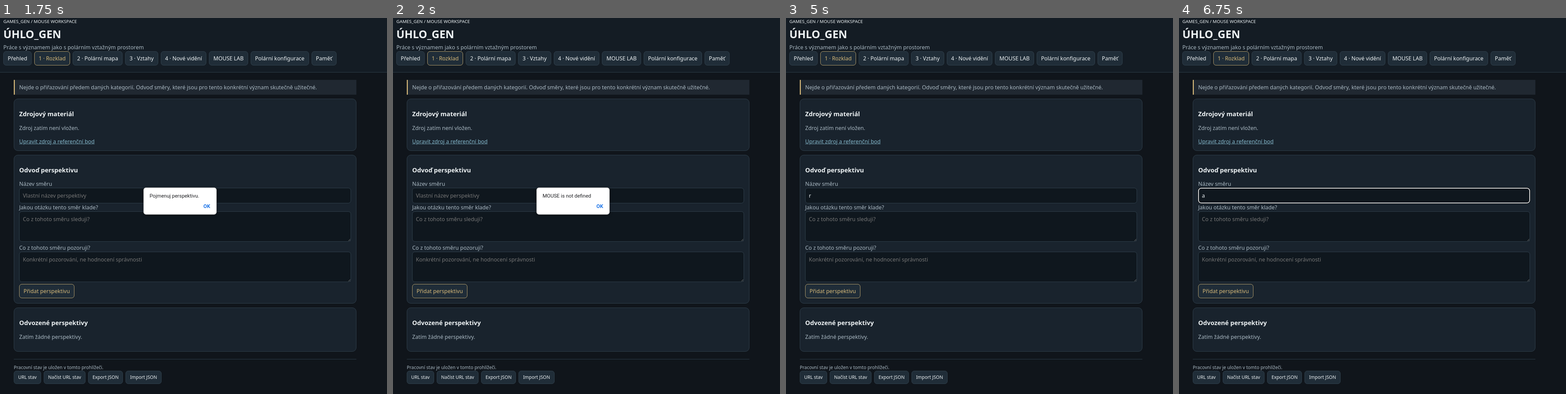
Above: before the commit, frames 1-4 (left to right).
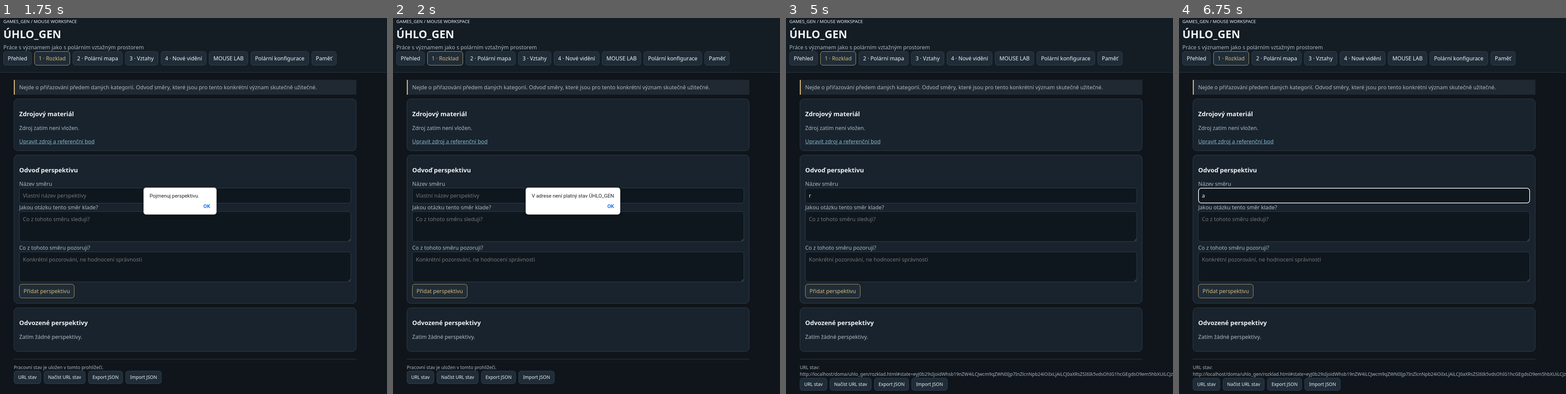
Above: after the commit, the same moments.

Repository: artmisanovak-prog/games_gen
Game: browser game, page doma/uhlo_gen/rozklad.html
The game is run twice, just before and just after one commit, with the same random seed, the same clock (stepped at 60 frames per second) and the same inputs. When the page shows a pop-up message, it is drawn as a white box for half a second while everything else waits; a line starting with > is the answer the replay typed.
Inputs (mouse positions are in pixels of both pictures, inside the frame that each line leads up to):
- Up to frame 1 (1.75 s): click "Přidat perspektivu" at 1.27 s
- Up to frame 2 (2 s): click "Načíst URL stav" at 1.87 s
- Up to frame 3 (5 s): click "Export JSON" at 2.47 s; click "1 · Rozklad" at 3.07 s; click (971, 194) at 3.67 s; type "e" at 3.67 s; tap Enter at 3.7, 4.3, 4.55 s; click (971, 194) at 4.27 s; type "a" at 4.27 s; click (971, 194) at 4.52 s; type "r" at 4.52 s; click "URL stav" at 4.87 s
- Up to frame 4 (6.75 s): click "Export JSON" at 5.47 s; click "Import JSON" at 6.07 s; click (1364, 194) at 6.67 s; type "a" at 6.67 s; tap Enter at 6.7 s

Frame 1 is identical in both runs. In frame 2, 0.5% of the frame differs, in the area x 34-59%, y 44-53%; in frame 3, 1.7%, in the area x 3-100%, y 92-100%; in frame 4, 1.7%.
Error before the commit: ReferenceError: MOUSE is not defined

Commit message:
Load shared MOUSE core in all UHLO GEN pages

Diff:
--- a/doma/uhlo_gen/rozklad.html
+++ b/doma/uhlo_gen/rozklad.html
@@ -1 +1 @@
-<!doctype html><html lang="cs"><head><meta charset="utf-8">< …(112 unchanged characters)… ylesheet" href="style.css"><script src="core.js"></script></head><body><script>n …(1012 unchanged characters)…
+<!doctype html><html lang="cs"><head><meta charset="utf-8">< …(112 unchanged characters)… ylesheet" href="style.css"><script src="../shared/mouse-core.js"></script><script src="core.js"></script></head><body><script>n …(1012 unchanged characters)…
